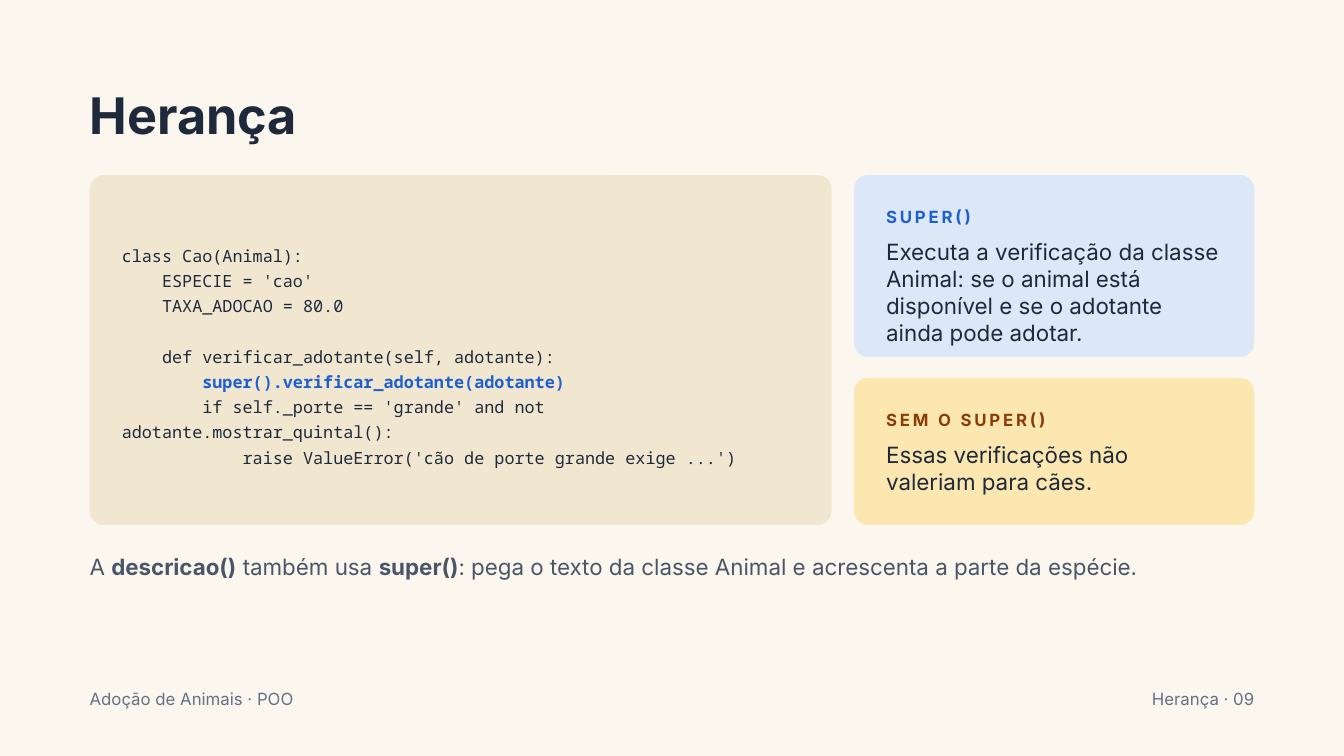
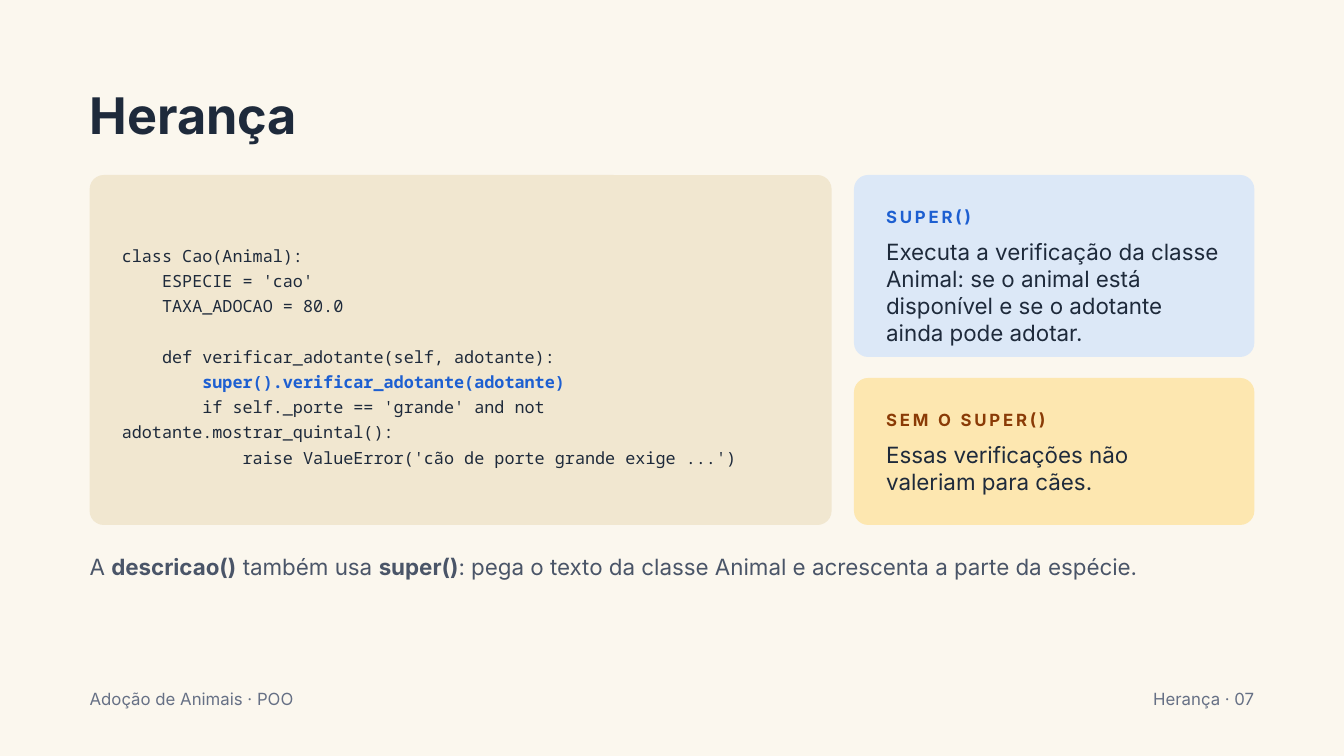
Before and after one commit to qqiew/adocao-animais-kioferta, a slide deck: slide 7 of apresentacao-adocao.pptx (slide 9 before the commit). Drawn at 1344x756 pixels with LibreOffice and Linux fonts; fonts in the diff are those of the drawing. Boxes give left, top, right and bottom in pixels: in the first picture for what was removed or moved away, otherwise in the second. Text is boxed around its words. In the diff, an @@ line names an element or a change of style, - is before the commit and + after.

```diff
--- a/apresentacao-adocao.pptx
+++ b/apresentacao-adocao.pptx
@@ text at (x1=1153, y1=692, x2=1254, y2=709): text changed @@
-Herança · 09
+Herança · 07
```
Also in this commit, not shown: 4 other slides changed, 2 slides removed.
